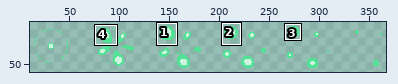
Sprite sheet: assets/images/projectiles/player/hit.png. Above, an overview of the earlier version with the close-up marked.
Close-up. Old version:
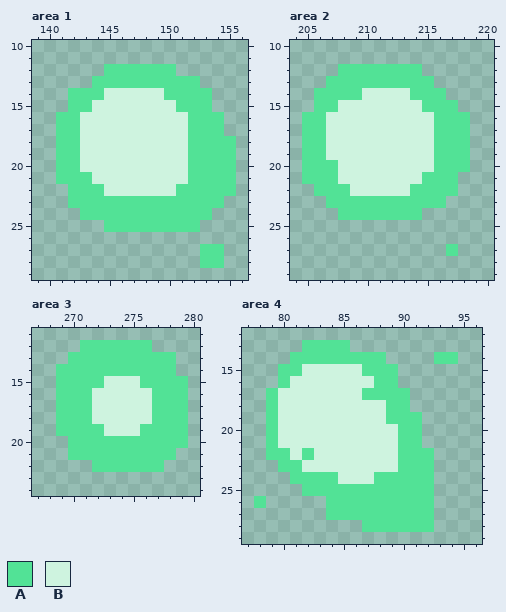
The file is 448x64 pixels. Shown: area 1: x 139..156, y 10..29; area 2: x 204..220, y 10..29; area 3: x 267..280, y 11..24; area 4: x 77..96, y 12..29. The wide view leaves out empty margins. The commit also changed other parts of the picture, which this record leaves out.
Palette (. is transparent): A #52e296  B #cef3df
The result:
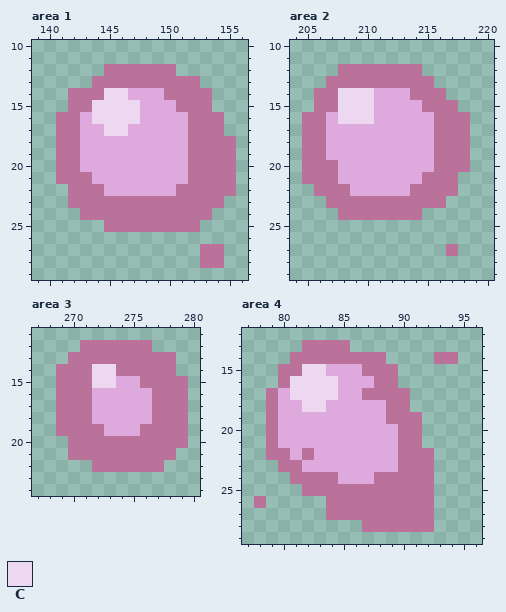
Colours new in this view: C #edd8f2
Difference:
@@ palette @@
-A #52e296
+A #bb729a
-B #cef3df
+B #dea9dc
--- area 1
@@ x 142..149 @@
 13 ..AAAAAA
-14 AAABBBBB
-15 AABBBBBB
-16 ABBBBBBB
-17 ABBBBBBB
+14 AAACCBBB
+15 AACCCCBB
+16 ABCCCCBB
+17 ABBCCBBB
 18 ABBBBBBB
--- area 2
@@ x 206..212 @@
 13 .AAAAAA
-14 AAAABBB
-15 AABBBBB
-16 ABBBBBB
+14 AACCCBB
+15 AACCCBB
+16 ABCCCBB
 17 ABBBBBB
--- area 3
@@ x 270..275 @@
 13 AAAAAA
-14 AAAAAA
-15 AAABBB
+14 AACCAA
+15 AACCBB
 16 AABBBB
--- area 4
@@ x 79..86 @@
 14 ..AAAAAA
-15 .AABBBBB
-16 .ABBBBBB
-17 ABBBBBBB
-18 ABBBBBBB
+15 .AACCBBB
+16 .ACCCCBB
+17 ABCCCCBB
+18 ABBCCBBB
 19 ABBBBBBB
Changed places in both close-ups, as pixel boxes (x1, y1, x2, y2):
changed: (56, 64, 236, 268)
changed: (302, 64, 470, 256)
changed: (56, 340, 188, 472)
changed: (254, 340, 458, 532)
